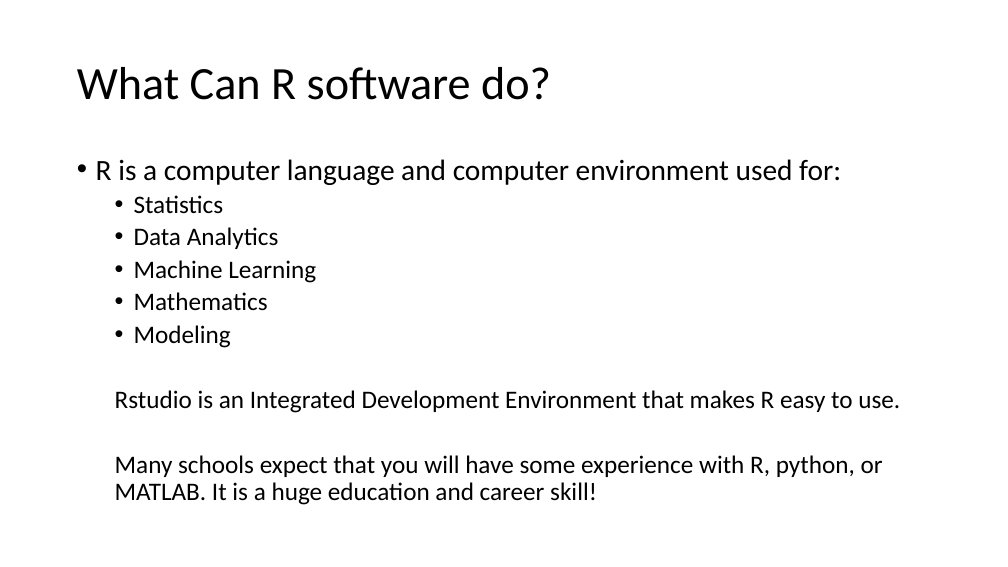
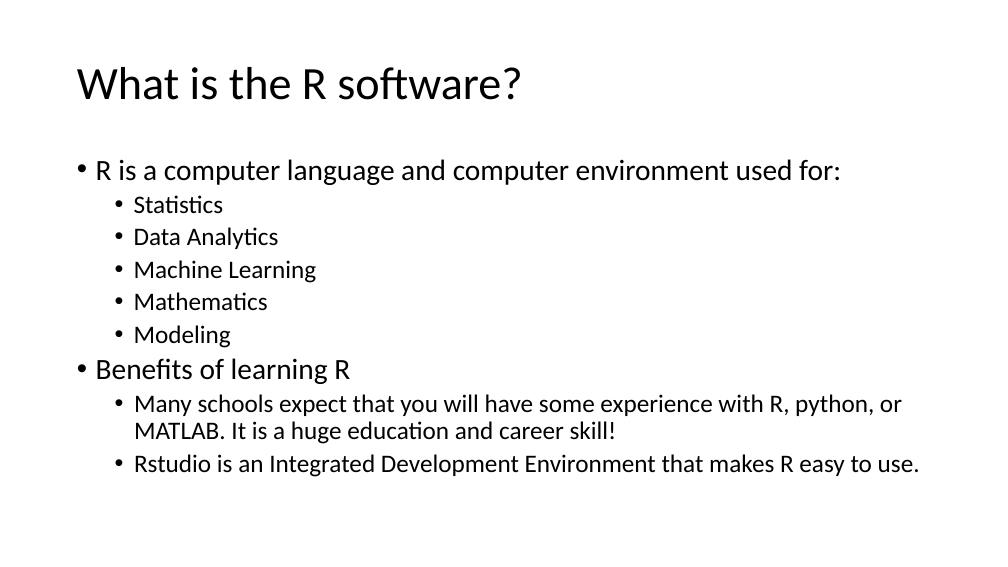
Before and after one commit to paleomammals/biodata_shortcourse, a slide deck: slide 3 of paleomammals_ShortCourse_repaired.pptx (slide 2 before the commit). Drawn at 1008x567 pixels with LibreOffice and Linux fonts; fonts in the diff are those of the drawing. Boxes give left, top, right and bottom in pixels: in the first picture for what was removed or moved away, otherwise in the second. Text is boxed around its words. In the diff, an @@ line names an element or a change of style, - is before the commit and + after.

```diff
--- a/paleomammals_ShortCourse_repaired.pptx
+++ b/paleomammals_ShortCourse_repaired.pptx
@@ title at bbox=[77, 67, 522, 100]: text changed @@
-What Can R software do?
+What is the R software?
@@ text at bbox=[96, 358, 902, 444]: paragraphs added @@
+• Benefits of learning R
+  • Many schools expect that you will have some experience with R, python, or MATLAB. It is a huge education and career skill!
@@ text at bbox=[115, 455, 883, 505]: paragraph removed @@
-  Many schools expect that you will have some experience with R, python, or MATLAB. It is a huge education and career skill!
@@ text at bbox=[134, 454, 920, 477]: bullet none to • @@
```
Also in this commit, not shown: 13 other slides changed, 1 slide added, 2 slides removed, 8 other files.
